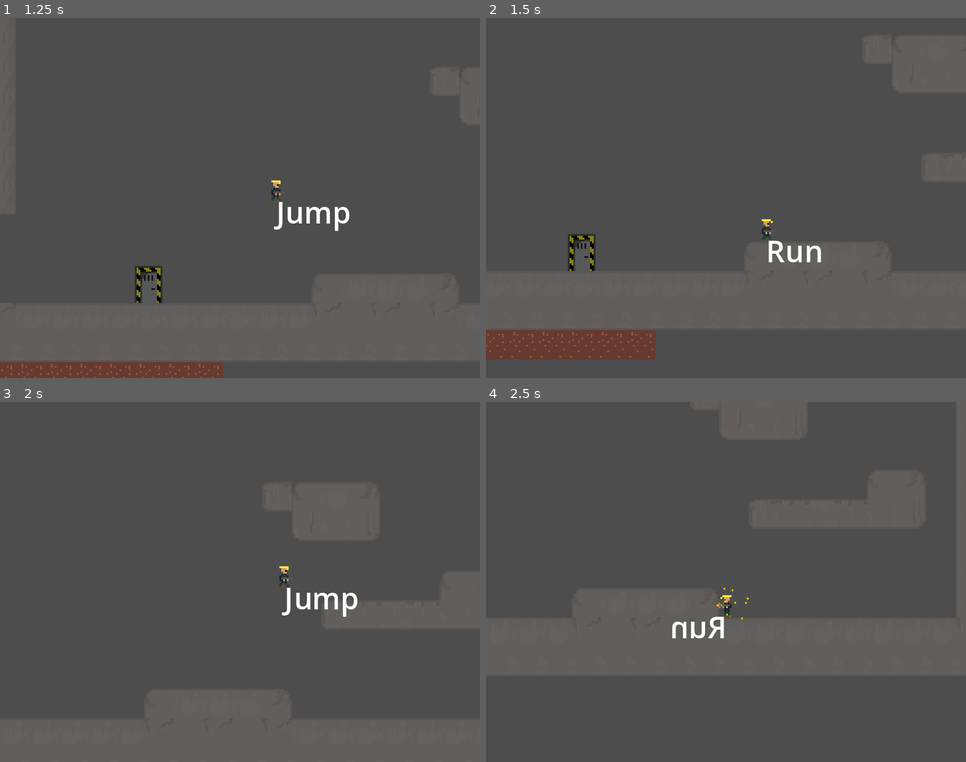
Above: before the commit, frames 1-4 (two rows, left to right).
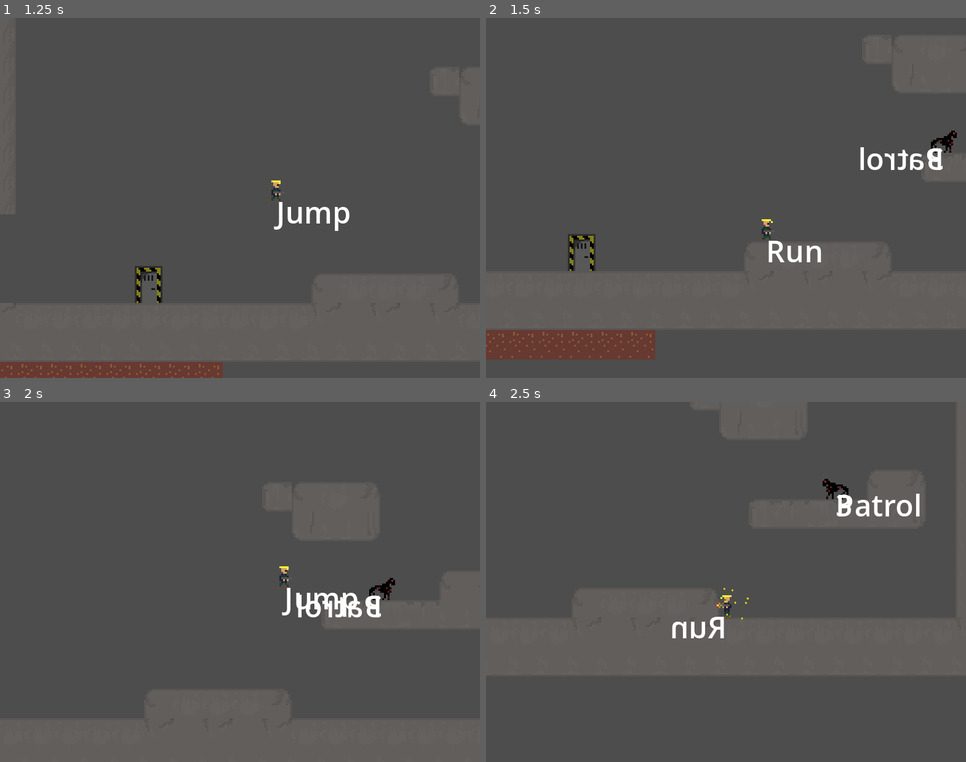
Above: after the commit, the same moments.

Repository: raczynskid/PixelSoldier
Game: Godot game, scene res://scenes/App.tscn
The game is run twice, just before and just after one commit, with the same random seed, the same clock (stepped at 60 frames per second) and the same inputs.
Inputs:
- Up to frame 1 (1.25 s): hold Right (ui_right) from 0.53 s (still down); hold Ctrl (shoot) from 0.53 s (still down); tap Space (jump) at 0.77 s
- Up to frame 2 (1.5 s): keep holding Right (ui_right); release Ctrl (shoot) at 1.28 s; tap Ctrl (shoot) at 1.35 s
- Up to frame 3 (2 s): keep holding Right (ui_right); tap Space (jump) at 1.52 s
- Up to frame 4 (2.5 s): release Right (ui_right) at 2.03 s; hold Left (ui_left) from 2.03 s (still down); hold Ctrl (shoot) from 2.03 s (still down)

Frame 1 is identical in both runs. In frame 2, 0.6% of the frame differs, in the area x 77-99%, y 31-43%; in frame 3, 0.5%; in frame 4, 0.6%.

Commit message:
chase, follow, attack states for enemy

Diff:
--- a/levels/Level1.tscn
+++ b/levels/Level1.tscn
@@ -1,7 +1,8 @@
-[gd_scene load_steps=3 format=3 uid="uid://bt6d2nybfyiov"]
+[gd_scene load_steps=4 format=3 uid="uid://bt6d2nybfyiov"]
 
 [ext_resource type="PackedScene" uid="uid://b535c85fiuujm" path="res://scenes/TileMap.tscn" id="1_eh65k"]
 [ext_resource type="PackedScene" uid="uid://b5x7hawfdawit" path="res://scenes/Door.tscn" id="2_syieq"]
+[ext_resource type="PackedScene" uid="uid://bttpiefy08t5q" path="res://scenes/MeleeEnemy.tscn" id="3_i34rp"]
 
 [node name="Level1" type="Node"]
 
@@ -12,3 +13,6 @@
 z_as_relative = false
 position = Vector2(-8, 54)
 target = "res://levels/Level2.tscn"
+
+[node name="MeleeEnemy" parent="." instance=ExtResource("3_i34rp")]
+position = Vector2(223, -17)
--- a/scenes/App.tscn
+++ b/scenes/App.tscn
@@ -1,6 +1,6 @@
 [gd_scene load_steps=3 format=3 uid="uid://cdii6gi105y4p"]
 
-[ext_resource type="Script" path="res://scenes/App.gd" id="1_dpgjr"]
+[ext_resource type="Script" path="res://scripts/App.gd" id="1_dpgjr"]
 [ext_resource type="PackedScene" uid="uid://digieibrt24qo" path="res://scenes/Player.tscn" id="1_oyy80"]
 
 [node name="App" type="Node2D"]
--- /dev/null
+++ b/scenes/MeleeEnemy.tscn
@@ -0,0 +1,249 @@
+[gd_scene load_steps=30 format=3 uid="uid://bttpiefy08t5q"]
+
+[ext_resource type="Texture2D" uid="uid://c4e0sapgnfv5f" path="res://assets/Zombiedog_spritesheet.png" id="1_a5xqu"]
+[ext_resource type="Script" path="res://scripts/MeleeEnemy.gd" id="1_mx363"]
+[ext_resource type="Script" path="res://scripts/StateMachine.gd" id="3_jqgte"]
+[ext_resource type="Script" path="res://scripts/EnemyDie.gd" id="4_hsnui"]
+[ext_resource type="Script" path="res://scripts/EnemyIdle.gd" id="5_x8alu"]
+[ext_resource type="Script" path="res://scripts/EnemyAttack.gd" id="6_gwqg3"]
+[ext_resource type="Script" path="res://scripts/EnemyPatrol.gd" id="7_8o0m1"]
+[ext_resource type="Script" path="res://scripts/EnemyChase.gd" id="8_frwah"]
+
+[sub_resource type="AtlasTexture" id="AtlasTexture_bacfw"]
+atlas = ExtResource("1_a5xqu")
+region = Rect2(0, 48, 16, 16)
+
+[sub_resource type="AtlasTexture" id="AtlasTexture_d71tw"]
+atlas = ExtResource("1_a5xqu")
+region = Rect2(16, 48, 16, 16)
+
+[sub_resource type="AtlasTexture" id="AtlasTexture_hf410"]
+atlas = ExtResource("1_a5xqu")
+region = Rect2(32, 48, 16, 16)
+
+[sub_resource type="AtlasTexture" id="AtlasTexture_fbqwm"]
+atlas = ExtResource("1_a5xqu")
+region = Rect2(48, 48, 16, 16)
+
+[sub_resource type="AtlasTexture" id="AtlasTexture_rs2wt"]
+atlas = ExtResource("1_a5xqu")
+region = Rect2(64, 48, 16, 16)
+
+[sub_resource type="AtlasTexture" id="AtlasTexture_pmnci"]
+atlas = ExtResource("1_a5xqu")
+region = Rect2(0, 64, 16, 16)
+
+[sub_resource type="AtlasTexture" id="AtlasTexture_cgm0k"]
+atlas = ExtResource("1_a5xqu")
+region = Rect2(16, 64, 16, 16)
+
+[sub_resource type="AtlasTexture" id="AtlasTexture_1crgk"]
+atlas = ExtResource("1_a5xqu")
+region = Rect2(32, 64, 16, 16)
+
+[sub_resource type="AtlasTexture" id="AtlasTexture_legvt"]
+atlas = ExtResource("1_a5xqu")
+region = Rect2(48, 64, 16, 16)
+
+[sub_resource type="AtlasTexture" id="AtlasTexture_8g5wr"]
+atlas = ExtResource("1_a5xqu")
+region = Rect2(64, 64, 16, 16)
+
+[sub_resource type="AtlasTexture" id="AtlasTexture_s8oag"]
+atlas = ExtResource("1_a5xqu")
+region = Rect2(80, 64, 16, 16)
+
+[sub_resource type="AtlasTexture" id="AtlasTexture_d3mgt"]
+atlas = ExtResource("1_a5xqu")
+region = Rect2(0, 32, 16, 16)
+
+[sub_resource type="AtlasTexture" id="AtlasTexture_ihh23"]
+atlas = ExtResource("1_a5xqu")
+region = Rect2(0, 16, 16, 16)
+
+[sub_resource type="AtlasTexture" id="AtlasTexture_jlsef"]
+atlas = ExtResource("1_a5xqu")
+region = Rect2(16, 16, 16, 16)
+
+[sub_resource type="AtlasTexture" id="AtlasTexture_msx6g"]
+atlas = ExtResource("1_a5xqu")
+region = Rect2(32, 16, 16, 16)
+
+[sub_resource type="AtlasTexture" id="AtlasTexture_5pvx8"]
+atlas = ExtResource("1_a5xqu")
+region = Rect2(48, 16, 16, 16)
+
+[sub_resource type="AtlasTexture" id="AtlasTexture_grpor"]
+atlas = ExtResource("1_a5xqu")
+region = Rect2(0, 0, 16, 16)
+
+[sub_resource type="AtlasTexture" id="AtlasTexture_5s7kp"]
+atlas = ExtResource("1_a5xqu")
+region = Rect2(16, 0, 16, 16)
+
+[sub_resource type="SpriteFrames" id="SpriteFrames_phs0b"]
+animations = [{
+"frames": [{
+"duration": 1.0,
+"texture": SubResource("AtlasTexture_bacfw")
+}, {
+"duration": 1.0,
+"texture": SubResource("AtlasTexture_d71tw")
+}, {
+"duration": 1.0,
+"texture": SubResource("AtlasTexture_hf410")
+}, {
+"duration": 1.0,
+"texture": SubResource("AtlasTexture_fbqwm")
+}, {
+"duration": 1.0,
+"texture": SubResource("AtlasTexture_rs2wt")
+}],
+"loop": false,
+"name": &"Attack",
+"speed": 5.0
+}, {
+"frames": [{
+"duration": 1.0,
+"texture": SubResource("AtlasTexture_pmnci")
+}, {
+"duration": 1.0,
+"texture": SubResource("AtlasTexture_cgm0k")
+}, {
+"duration": 1.0,
+"texture": SubResource("AtlasTexture_1crgk")
+}, {
+"duration": 1.0,
+"texture": SubResource("AtlasTexture_legvt")
+}, {
+"duration": 1.0,
+"texture": SubResource("AtlasTexture_8g5wr")
+}, {
+"duration": 1.0,
+"texture": SubResource("AtlasTexture_s8oag")
+}],
+"loop": true,
+"name": &"Die",
+"speed": 5.0
+}, {
+"frames": [{
+"duration": 1.0,
+"texture": SubResource("AtlasTexture_d3mgt")
+}],
+"loop": true,
+"name": &"Idle",
+"speed": 5.0
+}, {
+"frames": [{
+"duration": 1.0,
+"texture": SubResource("AtlasTexture_ihh23")
+}, {
+"duration": 1.0,
+"texture": SubResource("AtlasTexture_jlsef")
+}, {
+"duration": 1.0,
+"texture": SubResource("AtlasTexture_msx6g")
+}, {
+"duration": 1.0,
+"texture": SubResource("AtlasTexture_5pvx8")
+}],
+"loop": true,
+"name": &"Run",
+"speed": 5.0
+}, {
+"frames": [{
+"duration": 1.0,
+"texture": SubResource("AtlasTexture_grpor")
+}, {
+"duration": 1.0,
+"texture": SubResource("AtlasTexture_5s7kp")
+}],
+"loop": true,
+"name": &"Walk",
+"speed": 5.0
+}]
+
+[sub_resource type="CapsuleShape2D" id="CapsuleShape2D_gwf1c"]
+radius = 2.0
+height = 14.0
+
+[sub_resource type="CapsuleShape2D" id="CapsuleShape2D_yvpgj"]
+radius = 7.0
+height = 18.0
+
+[node name="MeleeEnemy" type="CharacterBody2D"]
+script = ExtResource("1_mx363")
+
+[node name="AnimatedSprite2D" type="AnimatedSprite2D" parent="."]
+sprite_frames = SubResource("SpriteFrames_phs0b")
+animation = &"Idle"
+
+[node name="CollisionShape2D" type="CollisionShape2D" parent="."]
+position = Vector2(1, 6)
+rotation = -1.5708
+shape = SubResource("CapsuleShape2D_gwf1c")
+
+[node name="Hitbox" type="Area2D" parent="."]
+collision_layer = 3
+
+[node name="CollisionShape2D" type="CollisionShape2D" parent="Hitbox"]
+position = Vector2(0, 1)
+rotation = -1.5708
+shape = SubResource("CapsuleShape2D_yvpgj")
+debug_color = Color(0.767984, 0.397645, 0.541412, 0.42)
+
+[node name="NavigationRaycast" type="RayCast2D" parent="."]
+position = Vector2(0, 6)
+rotation = 1.5708
+target_position = Vector2(4.29153e-06, 94)
+
+[node name="AttackRaycast" type="RayCast2D" parent="."]
+rotation = 1.5708
+target_position = Vector2(6.11959e-07, 14)
+
+[node name="GroundRaycast" type="RayCast2D" parent="."]
+position = Vector2(-3, 0)
+target_position = Vector2(0, 32)
+
+[node name="StateMachine" type="Node" parent="." node_paths=PackedStringArray("starting_state")]
+script = ExtResource("3_jqgte")
+starting_state = NodePath("Patrol")
+
+[node name="Die" type="Node" parent="StateMachine"]
+script = ExtResource("4_hsnui")
+animation_name = "Die"
+
+[node name="Idle" type="Node" parent="StateMachine"]
+script = ExtResource("5_x8alu")
+animation_name = "Idle"
+
+[node name="Attack" type="Node" parent="StateMachine" node_paths=PackedStringArray("chase_state")]
+script = ExtResource("6_gwqg3")
+chase_state = NodePath("../Chase")
+animation_name = "Attack"
+
+[node name="Patrol" type="Node" parent="StateMachine" node_paths=PackedStringArray("idle_state", "chase_state")]
+script = ExtResource("7_8o0m1")
+idle_state = NodePath("../Idle")
+chase_state = NodePath("../Chase")
+patrol_speed = 50
+animation_name = "Walk"
+move_speed = 100.0
+
+[node name="Chase" type="Node" parent="StateMachine" node_paths=PackedStringArray("idle_state", "attack_state", "patrol_state")]
+script = ExtResource("8_frwah")
+idle_state = NodePath("../Idle")
+attack_state = NodePath("../Attack")
+patrol_state = NodePath("../Patrol")
+chase_speed = 60
+animation_name = "Run"
+
+[node name="Debug" type="Label" parent="."]
+offset_right = 40.0
+offset_bottom = 23.0
+
+[node name="Debug2" type="Label" parent="."]
+offset_right = 40.0
+offset_bottom = 23.0
+
+[connection signal="animation_finished" from="AnimatedSprite2D" to="StateMachine/Attack" method="_on_animated_sprite_2d_animation_finished"]
--- a/scenes/Player.tscn
+++ b/scenes/Player.tscn
@@ -265,7 +265,7 @@
 radius = 4.0
 height = 12.0
 
-[node name="Player" type="CharacterBody2D"]
+[node name="Player" type="CharacterBody2D" groups=["Player"]]
 collision_layer = 5
 script = ExtResource("1_dub0a")
 max_speed = 300
@@ -326,5 +326,6 @@
 [node name="RayCast2D" type="RayCast2D" parent="."]
 target_position = Vector2(129, 0)
 collision_mask = 3
+collide_with_areas = true
 
 [connection signal="animation_finished" from="AnimatedSprite2D" to="StateMachine/Roll" method="_on_animated_sprite_2d_animation_finished"]
--- a/scenes/TileMap.tscn
+++ b/scenes/TileMap.tscn
@@ -418,6 +418,6 @@
 sources/0 = SubResource("TileSetAtlasSource_ocb3q")
 sources/2 = SubResource("TileSetAtlasSource_f1pnb")
 
-[node name="TileMap" type="TileMap"]
+[node name="TileMap" type="TileMap" groups=["walls"]]
 tile_set = SubResource("TileSet_gcj20")
 format = 2
--- /dev/null
+++ b/scripts/EnemyAttack.gd
@@ -0,0 +1,15 @@
+extends State
+
+@export
+var chase_state : State
+
+func process_physics(delta: float) -> State:
+	if is_done:
+		return chase_state
+	return null
+
+func exit() -> void:
+	is_done = false
+
+func _on_animated_sprite_2d_animation_finished():
+	is_done = true
--- /dev/null
+++ b/scripts/EnemyChase.gd
@@ -0,0 +1,51 @@
+extends State
+
+@export
+var idle_state : State
+@export
+var attack_state : State
+@export
+var patrol_state : State
+@export
+var chase_speed : int = 200
+
+var direction : Vector2
+
+var timer_setting: float = 5.0
+var timer
+
+
+func player_position() -> Vector2:
+	# calculate direction vector to player
+	return parent.global_position.direction_to(parent.player_target.global_position)
+
+func in_range() -> bool:
+	var collider = parent.raycast_attack.get_collider()
+	if collider:
+		return collider.is_in_group("Player")
+	return false
+
+func enter() -> void:
+	super()
+	# reset follow timer
+	timer = timer_setting
+
+func exit() -> void:
+	return
+
+func process_physics(delta: float) -> State:
+	# when ticker elapses, return to patrol state
+	if timer > 0:
+		timer -= delta
+	else:
+		return patrol_state
+
+	if in_range():
+		return attack_state
+	# establish vector to player's position
+	direction = player_position()
+	# rotate the sprite
+	parent.scale.x = parent.scale.y * (1 if direction.x <0 else -1)
+	parent.velocity.x = direction.x * chase_speed
+	parent.move_and_slide()
+	return null
--- /dev/null
+++ b/scripts/EnemyDie.gd
@@ -0,0 +1 @@
+extends State
--- /dev/null
+++ b/scripts/EnemyIdle.gd
@@ -0,0 +1 @@
+extends State
--- /dev/null
+++ b/scripts/EnemyPatrol.gd
@@ -0,0 +1,54 @@
+extends State
+
+@export
+var idle_state : State
+@export
+var chase_state : State
+@export
+var patrol_speed : int = 30
+
+var target : Vector2
+var direction : Vector2
+
+func player_detected() -> bool:
+	var collider = parent.raycast_nav.get_collider()
+	if collider:
+		if collider.is_in_group("Player"):
+			return true
+	return false
+
+func wall_detected() -> bool:
+	# check for upcoming wall
+	var wall_collider = parent.raycast_attack.get_collider()
+	# check for upcoming fall
+	var ground_collider = parent.raycast_ground.get_collider()
+	# if getting close to wall or cliff, turn around
+	if wall_collider or !ground_collider:
+		return true
+	return false
+
+func enter() -> void:
+	super()
+	direction.x = patrol_speed
+
+func exit() -> void:
+	return
+
+func process_input(event: InputEvent) -> State:
+	return null
+
+func process_physics(delta: float) -> State:
+	# check raycast if closing in to a wall
+	if wall_detected():
+		# flip direction if near a wall
+		direction *=-1
+	# flip sprite
+	parent.scale.x = parent.scale.y * (1 if direction.x <0 else -1)
+
+	parent.velocity.x = direction.x * patrol_speed * delta
+	# if player detected by the long raycast
+	# transition to follow state
+	if player_detected():
+		return chase_state
+
+	return null
--- /dev/null
+++ b/scripts/MeleeEnemy.gd
@@ -0,0 +1,47 @@
+class_name MeleeEnemy
+extends CharacterBody2D
+
+@export
+var max_speed = 400
+@export
+var hp : int = 3
+@onready
+var animations = $AnimatedSprite2D
+@onready
+var state_machine = $StateMachine
+@onready
+var raycast_nav = $NavigationRaycast
+@onready
+var raycast_attack = $AttackRaycast
+@onready
+var raycast_ground = $GroundRaycast
+
+@onready
+var player_target = get_tree().get_nodes_in_group("Player")[0]
+
+var orientation = 0
+
+@onready
+var debug = $Debug
+@onready
+var debug2 = $Debug2
+
+var gravity: int = ProjectSettings.get_setting("physics/2d/default_gravity")
+
+func _ready() -> void:
+	# Initialize the state machine, passing a reference of the player to the states,
+	# that way they can move and react accordingly
+	state_machine.init(self)
+
+func _unhandled_input(event: InputEvent) -> void:
+	state_machine.process_input(event)
+
+func _physics_process(delta: float) -> void:
+	debug.text = state_machine.current_state.get_name()
+	debug2.text = str(hp)
+	state_machine.process_physics(delta)
+	velocity.y += gravity * delta
+	move_and_slide()
+
+func _process(delta: float) -> void:
+	state_machine.process_frame(delta)
Binary file added: assets/Zombiedog_spritesheet.png
Not shown, added: assets/Zombiedog_spritesheet.png.import
Renamed: scenes/App.gd -> scripts/App.gd
